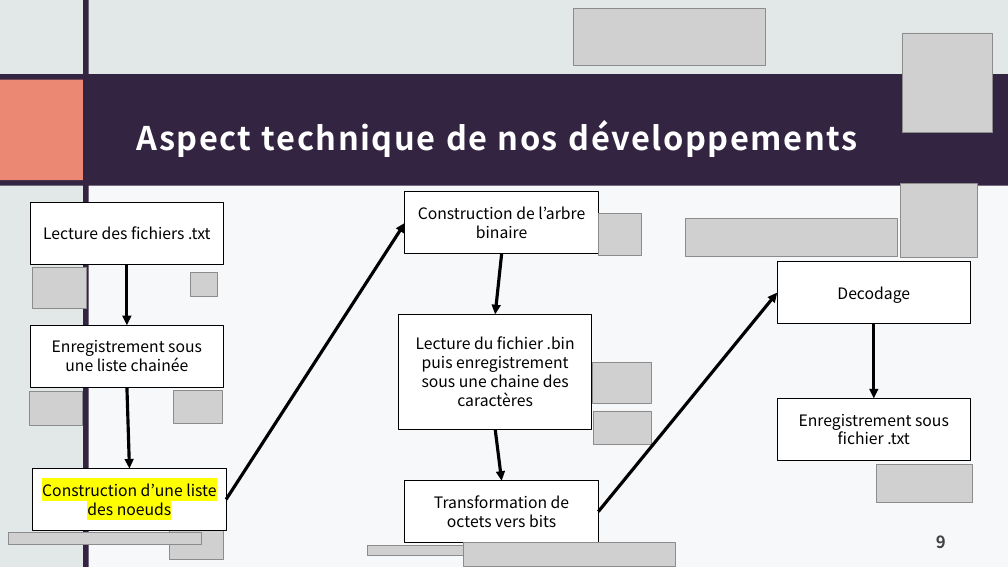
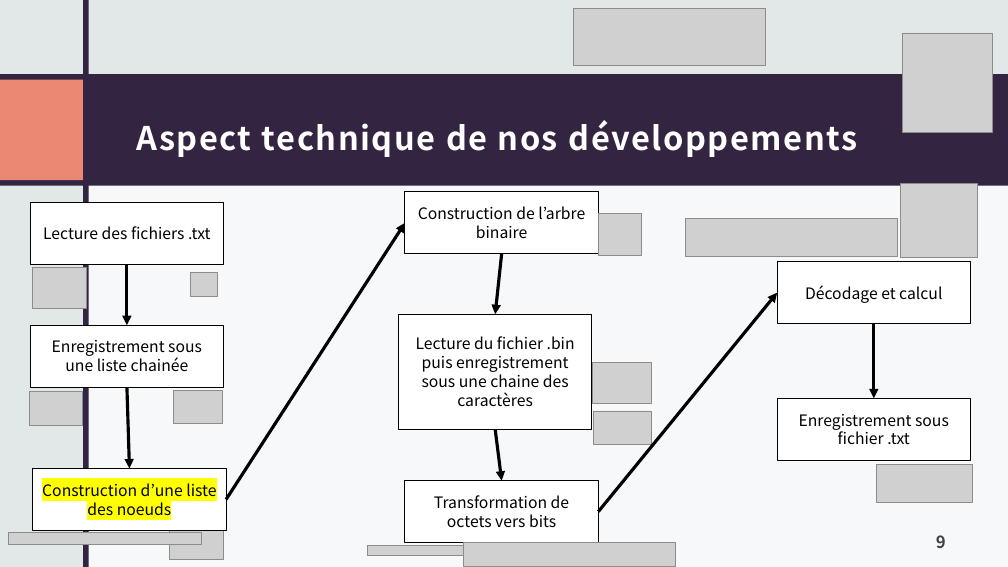
Before and after one commit to Mathieu-Lin/Huffman-Decodage, a slide deck: slide 9 of PresentationHuffmanDecodage-lin.pptx. Drawn at 1008x567 pixels with LibreOffice and Linux fonts; fonts in the diff are those of the drawing; grey boxes stand for pictures. Boxes give left, top, right and bottom in pixels: in the first picture for what was removed or moved away, otherwise in the second. Text is boxed around its words. In the diff, an @@ line names an element or a change of style, - is before the commit and + after.

```diff
--- a/PresentationHuffmanDecodage-lin.pptx
+++ b/PresentationHuffmanDecodage-lin.pptx
@@ text in rectangle at (805,285,942,303): text changed @@
-Decodage
+Décodage et calcul
```
Also in this commit, not shown: 17 other slides changed, 5 other files.
